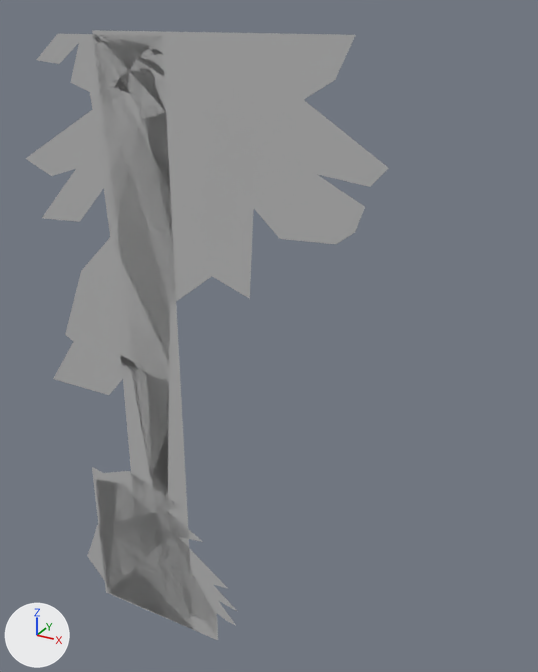
The FBX model Assets/Art/Environments/Vinebloom Pines/2D VBP/MDL_VBP_Planes.fbx: old version first, new version second.
The view is the same before and after, from a camera (50 mm lens) standing at (12.06, -14.41, 17.82) and looking at (3.57, 1.03, 10.1). The axes (+X, +Y, +Z) are drawn at lower left. The lights are the same throughout. Where no turn or scale is listed for an object, it has been applied to the vertices.

In view in the first picture: 'MDL_Bush', 'MDL_BushFront', 'MDL_FrontTree', 'MDL_MidTree'.
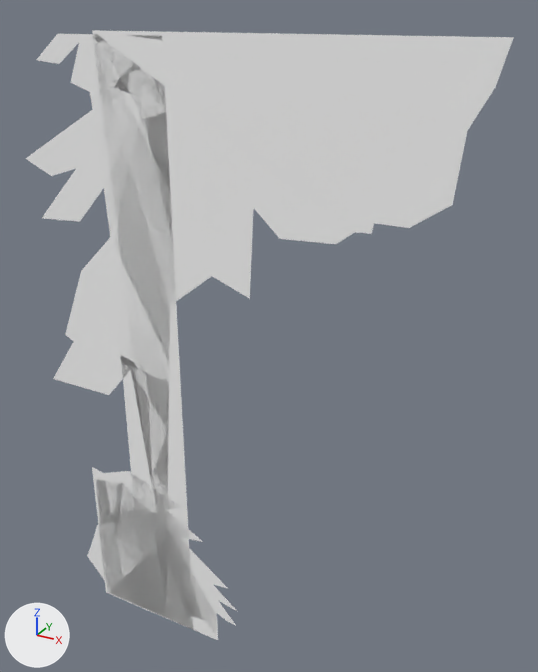
Where the change shows, as pixel boxes (x1, y1, x2, y2) in the pictures (538 x 672 px; the box of a moved part takes in the faces that stretch with it):
'MDL_FrontTree', recoloured, reshaped (42% wider)
    before: (92, 30, 388, 616)
    after: (92, 30, 514, 616)
'MDL_MidTree', recoloured
    both: (26, 34, 194, 629)
'MDL_Bush', recoloured
    both: (92, 467, 237, 635)
'MDL_BushFront', recoloured
    both: (96, 480, 218, 640)
part 1 of me_mesh, moved or reshaped
    before: (92, 30, 388, 232)
    after: (92, 30, 514, 234)

Diff of the bpy script that builds the scene:
```diff
--- a/Assets/Art/Environments/Vinebloom Pines/2D VBP/MDL_VBP_Planes.fbx.py
+++ b/Assets/Art/Environments/Vinebloom Pines/2D VBP/MDL_VBP_Planes.fbx.py
@@ mat_mat_vbp_planes @@
 mat_mat_vbp_planes = principled_material('MAT_VBP_Planes')
-mat_mat_vbp_planes.base_color = (0.5, 0.5, 0.5)  # grey #bcbcbc
+mat_mat_vbp_planes.base_color = (1.0, 1.0, 1.0)  # white #ffffff
@@ me_mesh @@
 me_mesh.from_pydata(...)  # 18 vertices, 9 faces; spans x -0.5..6.9, y 0.0, z 0.0..17.4
 # used by ob_mdl_fronttree; location = (0.0, 0.0, 0.0)
-me_mesh.vertices[2].co = (6.0, 0.0, 17.4)  # pixel (355, 34)
-me_mesh.vertices[3].co = (6.9, 0.0, 14.9)  # pixel (388, 168)
-me_mesh.vertices[4].co = (5.6, 0.0, 16.5)  # pixel (335, 80)
-me_mesh.vertices[5].co = (5.0, 0.0, 16.1)  # pixel (303, 99)
-me_mesh.vertices[6].co = (6.4, 0.0, 14.0)  # pixel (365, 206)
-me_mesh.vertices[7].co = (6.5, 0.0, 14.5)  # pixel (370, 187)
-me_mesh.vertices[8].co = (5.3, 0.0, 14.6)  # pixel (316, 174)
+# me_mesh part 1
+me_mesh.vertices[2].co = (9.0, 0.0, 17.4)  # pixel (513, 37)
+me_mesh.vertices[3].co = (8.3, 0.0, 14.3)  # pixel (452, 205)
+me_mesh.vertices[4].co = (8.8, 0.0, 16.5)  # pixel (495, 87)
+me_mesh.vertices[5].co = (8.4, 0.0, 15.7)  # pixel (467, 130)
+me_mesh.vertices[6].co = (6.6, -0.1, 13.5)  # pixel (371, 233)
+me_mesh.vertices[7].co = (7.4, -0.1, 13.7)  # pixel (409, 228)
+me_mesh.vertices[8].co = (6.7, -0.1, 13.7)  # pixel (374, 223)
 me_mesh.materials.append(mat_mat_vbp_planes)
```
